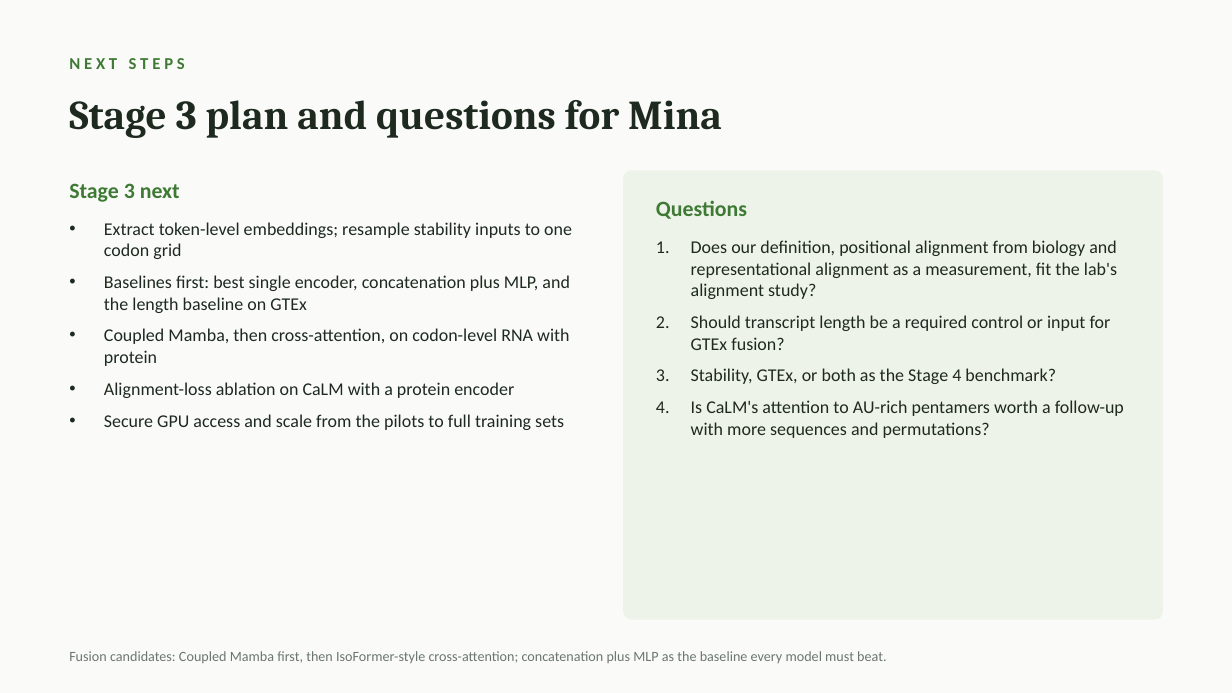
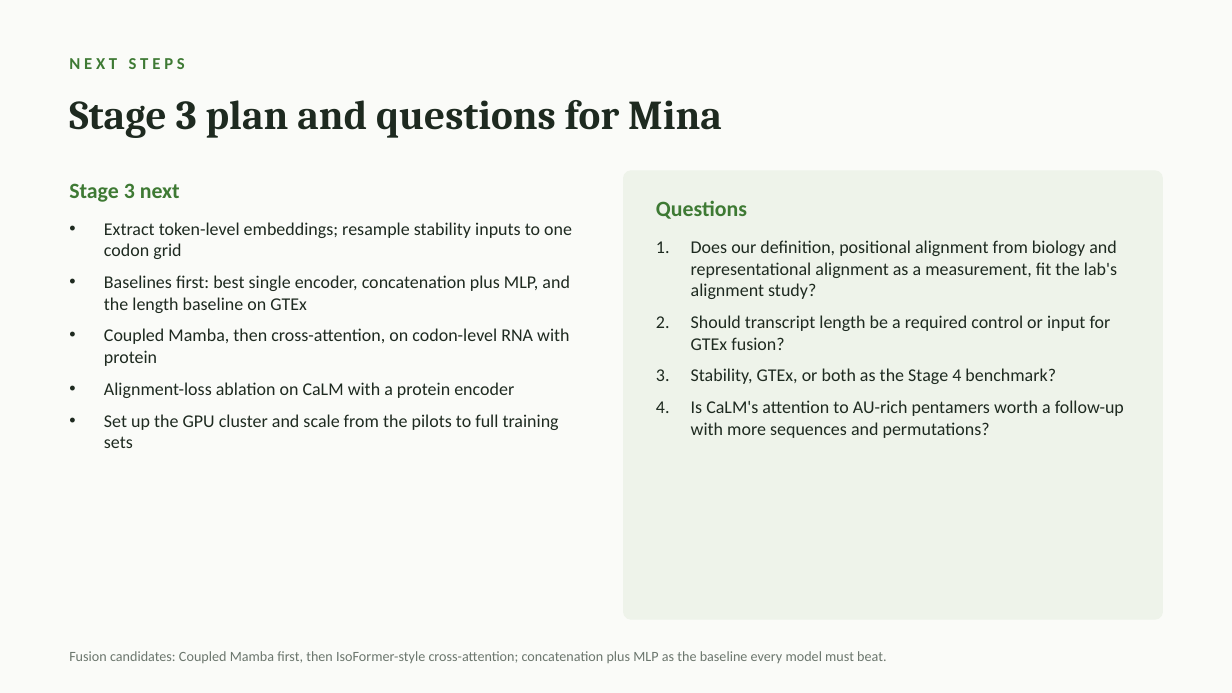
Before and after one commit to jtmckinley4/multimodal-bio-fusion, a slide deck: slide 15 of docs/notes/Mina_Meeting_Slides_2026-10-07.pptx. Drawn at 1232x693 pixels with LibreOffice and Linux fonts; fonts in the diff are those of the drawing. Boxes give left, top, right and bottom in pixels: in the first picture for what was removed or moved away, otherwise in the second. Text is boxed around its words. In the diff, an @@ line names an element or a change of style, - is before the commit and + after.

```diff
--- a/docs/notes/Mina_Meeting_Slides_2026-10-07.pptx
+++ b/docs/notes/Mina_Meeting_Slides_2026-10-07.pptx
@@ text at bbox=[104, 414, 559, 448]: text changed @@
-• Secure GPU access and scale from the pilots to full training sets
+• Set up the GPU cluster and scale from the pilots to full training sets
```
Also in this commit, not shown: 2 other slides changed, 11 other files.
